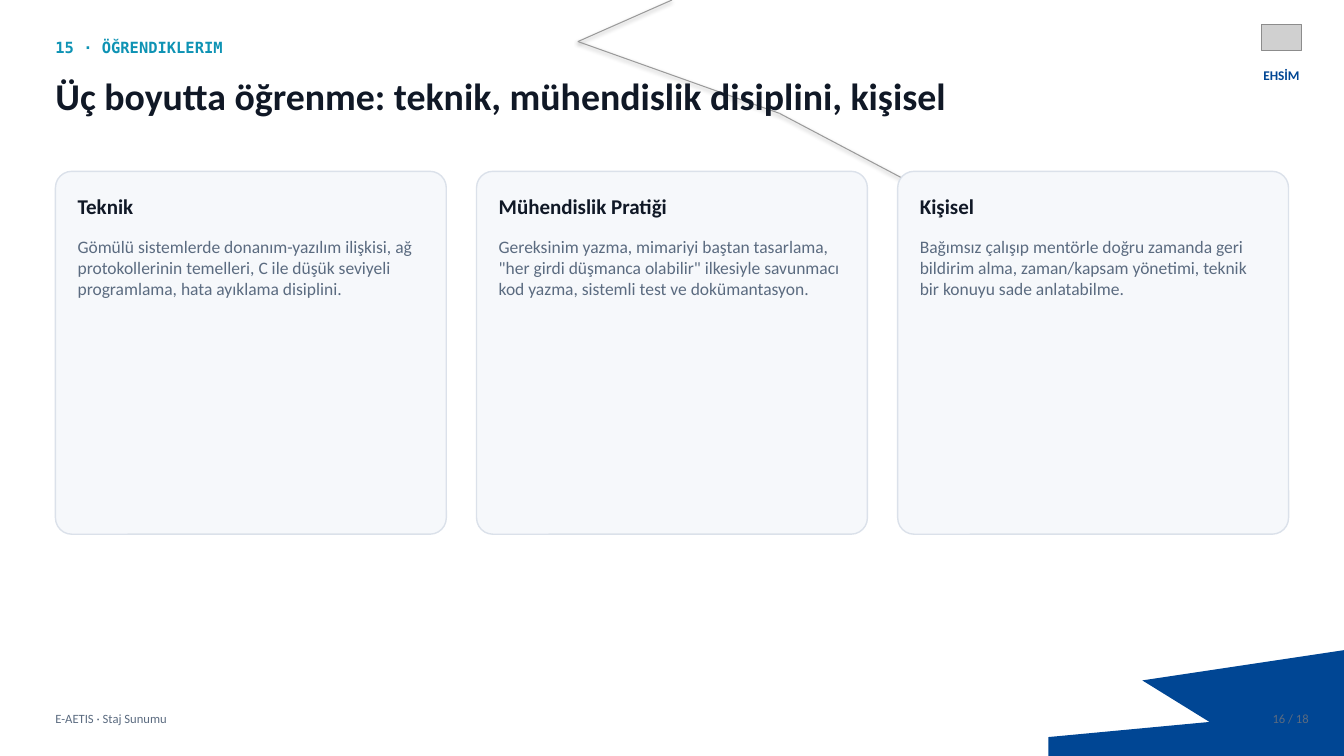
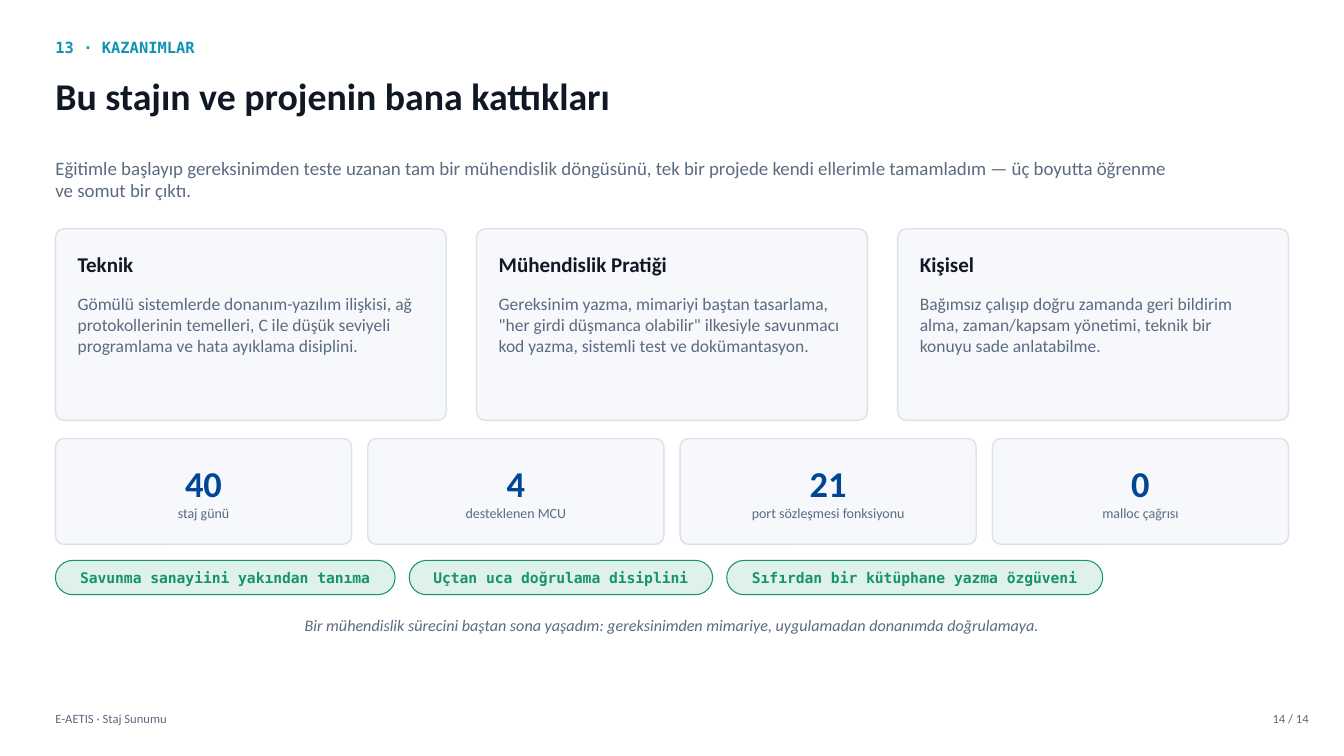
Before and after one commit to k4zmo55/ETH_BSP, a slide deck: slide 14 of sunum/EAETIS_Staj_Sunumu_Taslak.pptx (slide 16 before the commit). Drawn at 1344x756 pixels with LibreOffice and Linux fonts; fonts in the diff are those of the drawing; grey boxes stand for pictures; background and template pictures are left out. Boxes give left, top, right and bottom in pixels: in the first picture for what was removed or moved away, otherwise in the second. Text is boxed around its words. In the diff, an @@ line names an element or a change of style, - is before the commit and + after.

Commit message:
Proje için sunum olusturuldu

```diff
--- a/sunum/EAETIS_Staj_Sunumu_Taslak.pptx
+++ b/sunum/EAETIS_Staj_Sunumu_Taslak.pptx
@@ line removed from (673, 0) to (578, 41) @@
@@ picture removed at (1261,24,1302,50) @@
@@ text at (55,41,195,54): text changed @@
-15 · ÖĞRENDIKLERIM
+13 · KAZANIMLAR
@@ line removed from (578, 41) to (779, 113) @@
@@ text at (55,83,610,117): text changed @@
-Üç boyutta öğrenme: teknik, mühendislik disiplini, kişisel
+Bu stajın ve projenin bana kattıkları
@@ text removed at (1263,69,1299,80) @@
-EHSİM
@@ line removed from (779, 113) to (995, 227) @@
@@ text added at (55,162,1166,200), 13.5 pt, text #5B6B80 @@
+Eğitimle başlayıp gereksinimden teste uzanan tam bir mühendislik döngüsünü, tek bir projede kendi ellerimle tamamladım — üç boyutta öğrenme ve somut bir çıktı.
@@ rounded rectangle: place and size @@
-rounded rectangle at (55,171,447,534)
+rounded rectangle at (55,229,447,420)
@@ rounded rectangle: place and size @@
-rounded rectangle at (477,171,868,534)
+rounded rectangle at (477,229,868,420)
@@ rounded rectangle: place and size @@
-rounded rectangle at (898,171,1290,534)
+rounded rectangle at (898,229,1290,420)
@@ 3 texts: place and size @@
-3 texts at (78,199,974,218)
+3 texts at (78,257,974,276)
@@ text at (78,298,412,355): text changed @@
-Gömülü sistemlerde donanım-yazılım ilişkisi, ağ protokollerinin temelleri, C ile düşük seviyeli programlama, hata ayıklama disiplini.
+Gömülü sistemlerde donanım-yazılım ilişkisi, ağ protokollerinin temelleri, C ile düşük seviyeli programlama ve hata ayıklama disiplini.
@@ text "Gereksinim yazma, mimariyi baştan tasarlama, ...": place and size @@
-text "Gereksinim yazma, mimariyi baştan tasarlama, ..." at (499,241,839,298)
+text "Gereksinim yazma, mimariyi baştan tasarlama, ..." at (499,298,839,355)
@@ text at (920,298,1232,355): text changed @@
-Bağımsız çalışıp mentörle doğru zamanda geri bildirim alma, zaman/kapsam yönetimi, teknik bir konuyu sade anlatabilme.
+Bağımsız çalışıp doğru zamanda geri bildirim alma, zaman/kapsam yönetimi, teknik bir konuyu sade anlatabilme.
@@ rounded rectangle added at (55,439,352,544), fill #F6F8FB, outline #DBE1EA 1 pt, 10 pt, text #5B6B80 @@
+40
+staj günü
@@ rounded rectangle added at (368,439,664,544), fill #F6F8FB, outline #DBE1EA 1 pt, 10 pt, text #5B6B80 @@
+4
+desteklenen MCU
@@ rounded rectangle added at (681,439,977,544), fill #F6F8FB, outline #DBE1EA 1 pt, 10 pt, text #5B6B80 @@
+21
+port sözleşmesi fonksiyonu
@@ rounded rectangle added at (992,439,1289,544), fill #F6F8FB, outline #DBE1EA 1 pt, 10 pt, text #5B6B80 @@
+0
+malloc çağrısı
@@ rounded rectangle added at (55,561,395,595), fill #DFF2EA, outline #17936B 0.75 pt, 10.5 pt, text #17936B, bold @@
+Savunma sanayiini yakından tanıma
@@ rounded rectangle added at (409,561,713,595), fill #DFF2EA, outline #17936B 0.75 pt, 10.5 pt, text #17936B, bold @@
+Uçtan uca doğrulama disiplini
@@ rounded rectangle added at (727,561,1103,595), fill #DFF2EA, outline #17936B 0.75 pt, 10.5 pt, text #17936B, bold @@
+Sıfırdan bir kütüphane yazma özgüveni
@@ text added at (305,620,1038,634), 11.5 pt, text #5B6B80, italic @@
+Bir mühendislik sürecini baştan sona yaşadım: gereksinimden mimariye, uygulamadan donanımda doğrulamaya.
@@ freeform shape removed at (1049,650,1344,756) @@
@@ text at (1273,715,1309,723): text changed @@
-16 / 18
+14 / 14
```
Also in this commit, not shown: 12 other slides changed, 4 slides removed, 4 other files.
